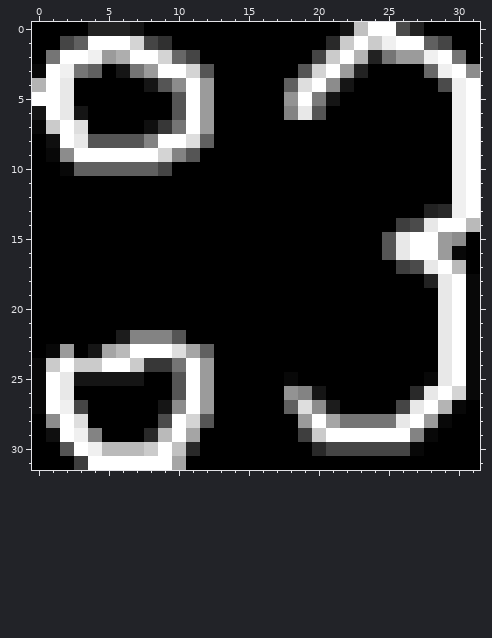
Pixel-art sprite, stored at favicon-32x32.png. This is how it looked before the edit.
The file is 32x32 pixels. Colours within 5 levels of each other are drawn and written as one.
New version:
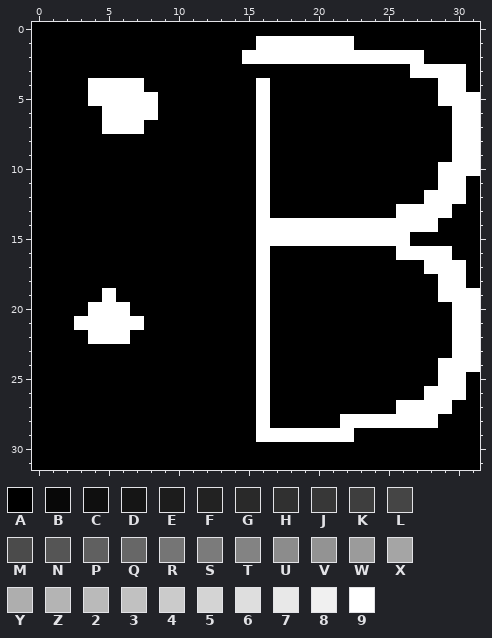
Palette (. is transparent): A #000000  B #080808  C #0f0f0f  D #151515  E #1c1c1c  F #222222  G #292929  H #303030  J #373737  K #3e3e3e  L #454545  M #4b4b4b  N #555555  P #606060  Q #676767  R #757575  S #7b7b7b  T #838383  U #8c8c8c  V #939393  W #9b9b9b  X #a5a5a5  Y #aeaeae  Z #b4b4b4  2 #bababa  3 #c1c1c1  4 #cbcbcb  5 #d4d4d4  6 #dedede  7 #e8e8e8  8 #f0f0f0  9 #ffffff
From old to new:
y 0: x 4..7 FFFD -> AAAA; x 22..27 D399MF -> AAAAAA
y 1: x 2..9 LP9995LH -> AAAAAAAA; x 16..29 AAAAAG494899PL -> 9999999AAAAAAA
y 2: x 1..11 R998WY995QL -> AAAAAAAAAAA; x 15..21 AAAAAL4 -> 9999999; x 23..30 ZFRWW89R -> 99999AAA
y 3: x 0..4 B98RP -> AAAAA; x 6..12 DRW995N -> AAAAAAA; x 19..23 N59WF -> AAAAA; x 27..29 AQ8 -> 999; x 31 U -> A
y 4: x 0..2 Z97 -> AAA; x 4..12 AAAADNU9W -> 9999AAAAA; x 16 A -> 9; x 18..22 P69UD -> AAAAA; x 29..31 M89 -> 99A
y 5: x 0..2 997 -> AAA; x 4..8 AAAAA -> 99999; x 10..12 N9W -> AAA; x 16 A -> 9; x 18..21 V9SD -> AAAA; x 29..30 A8 -> 99
y 6: x 0..3 D97D -> AAAA; x 5..8 AAAA -> 9999; x 10..12 N9W -> AAA; x 16 A -> 9; x 18..20 T7N -> AAA; x 30 8 -> 9
y 7: x 0..3 B496 -> AAAA; x 5..12 AAACJR9W -> 999AAAAA; x 16 A -> 9; x 30 8 -> 9
y 8: x 1..12 C97NNNNT996P -> AAAAAAAAAAAA; x 16 A -> 9; x 30 8 -> 9
y 9: x 1..11 BU9999995TN -> AAAAAAAAAAA; x 16 A -> 9; x 30 8 -> 9
y 10: x 2..9 BPPPPPPL -> AAAAAAAA; x 16 A -> 9; x 29..30 A8 -> 99
y 11: x 16 A -> 9; x 29..31 A89 -> 99A
y 12: x 16 A -> 9; x 28..31 AA89 -> 999A
y 13: x 16 A -> 9; x 26..31 AAFG89 -> 9999AA
y 14: x 16..31 AAAAAAAAAAKM7992 -> 9999999999999AAA
y 15: x 16..30 AAAAAAAAAN799WU -> 99999999999AAAA
y 16: x 16 A -> 9; x 25..26 N7 -> A9; x 29..30 WB -> 9A
y 17: x 16 A -> 9; x 26..28 KM7 -> AA9; x 30 2 -> 9
y 18: x 16 A -> 9; x 28..29 F7 -> A9; x 31 B -> A
y 19: x 5 A -> 9; x 16 A -> 9; x 29 7 -> 9; x 31 B -> 9
y 20: x 4..6 AAA -> 999; x 16 A -> 9; x 29 7 -> A; x 31 B -> 9
y 21: x 3..7 AAAAA -> 99999; x 16 A -> 9; x 29 7 -> A; x 31 B -> 9
y 22: x 4..10 AAETTTN -> 999AAAA; x 16 A -> 9; x 29 7 -> A; x 31 B -> 9
y 23: x 1..2 BW -> AA; x 4..12 DX29996XP -> AAAAAAAAA; x 16 A -> 9; x 29 7 -> A; x 31 B -> 9
y 24: x 0..12 B4944994JJR9W -> AAAAAAAAAAAAA; x 16 A -> 9; x 29 7 -> 9; x 31 B -> 9
y 25: x 0..7 B97DDDDD -> AAAAAAAA; x 10..12 N9W -> AAA; x 16 A -> 9; x 18 B -> A; x 28..29 B7 -> A9; x 31 B -> A
y 26: x 0..2 B97 -> AAA; x 10..12 N9W -> AAA; x 16 A -> 9; x 18..20 VTD -> AAA; x 27..28 G7 -> A9; x 30..31 5B -> 9A
y 27: x 0..3 B98L -> AAAA; x 9..12 DU9W -> AAAA; x 16 A -> 9; x 18..21 P6UE -> AAAA; x 26..27 L7 -> 99; x 29..30 ZB -> 9A
y 28: x 1..3 U96 -> AAA; x 9..12 M95N -> AAAA; x 16 A -> 9; x 19..26 W9XRRRR7 -> AAA99999; x 28..29 WB -> 9A
y 29: x 1..4 C98T -> AAAA; x 8..11 G29X -> AAAA; x 16..20 AAAK4 -> 99999; x 23..28 9999TB -> AAAAAA
y 30: x 2..11 N98222493G -> AAAAAAAAAA; x 20..27 GLLLLLLB -> AAAAAAAA
y 31: x 3..10 K999999X -> AAAAAAAA
Where, in picture pixels (left, top, right, bottom), the same in both pictures:
changed: (32, 22, 480, 470)
